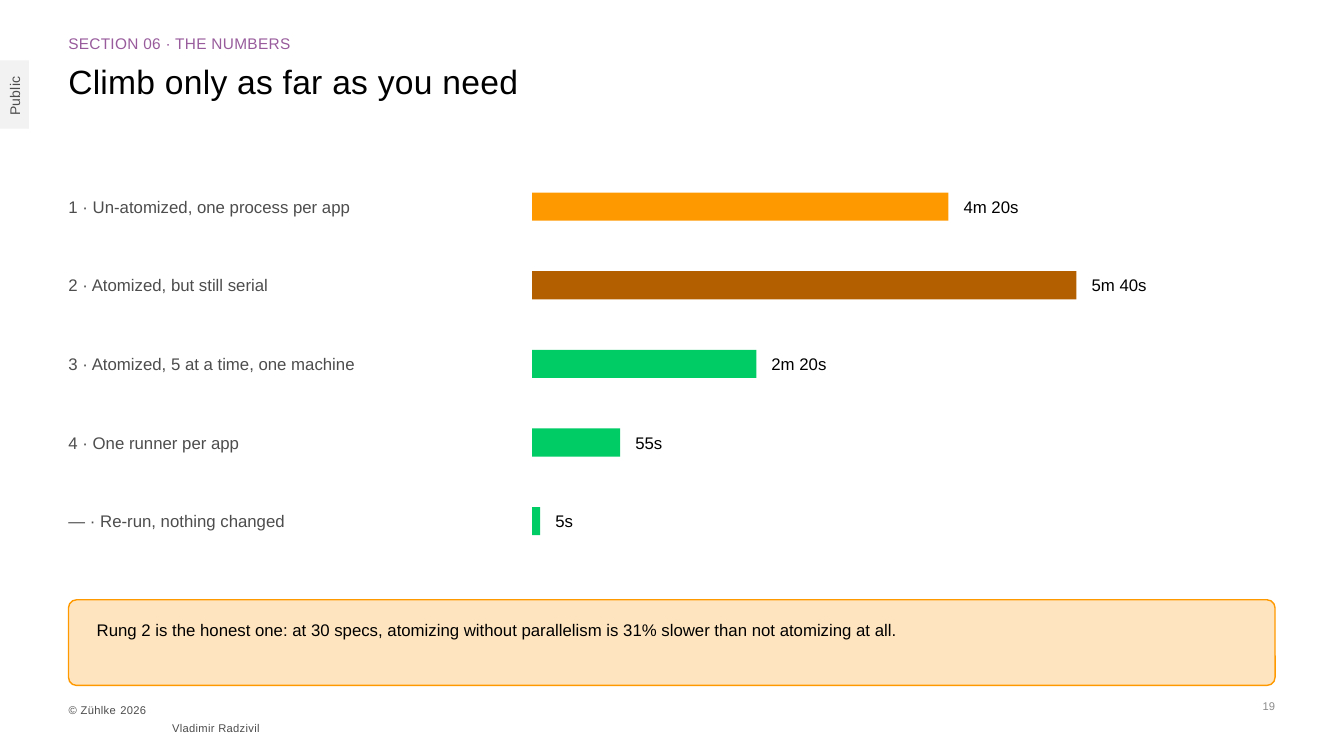
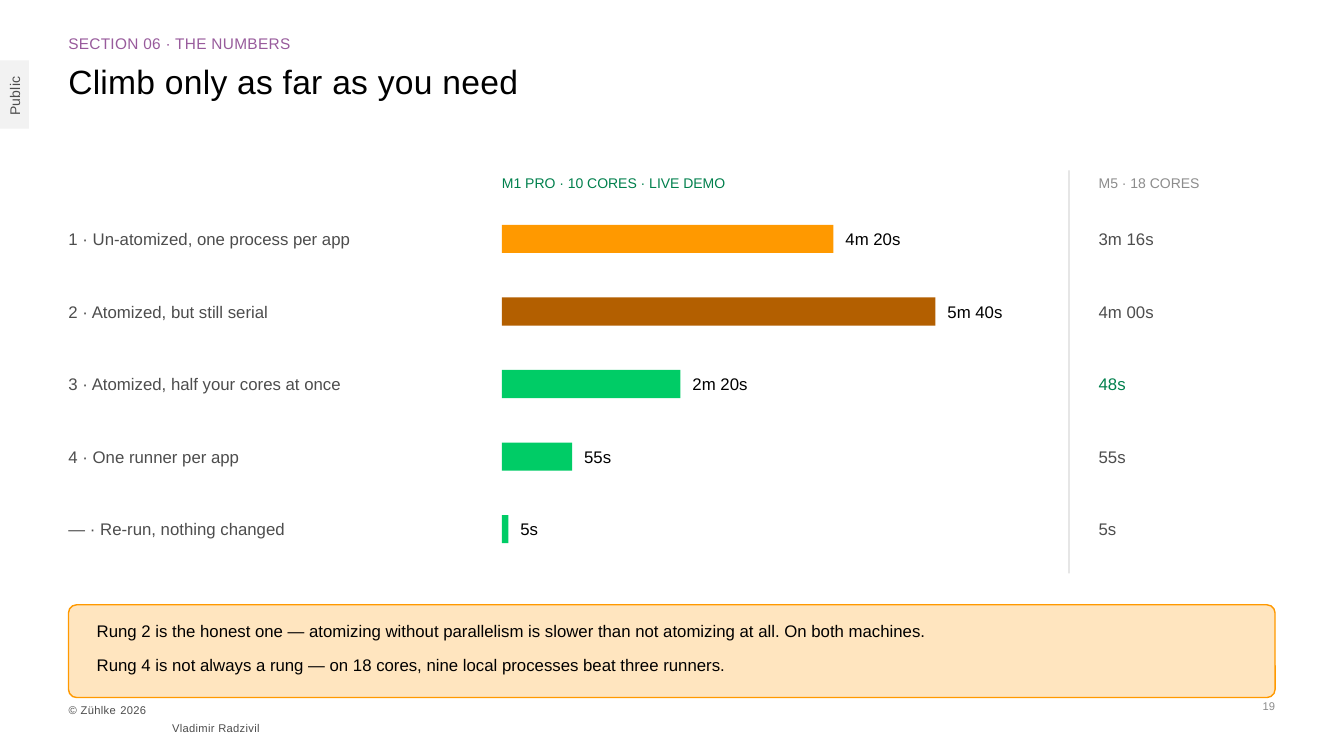
Before and after one commit to radzivil/nx-scaling-e2e-tests-with-atomizer, a slide deck: slide 19 of talk/Scaling-E2E-Tests-with-Nx-Zuhlke.pptx. Drawn at 1344x756 pixels with LibreOffice and Linux fonts; fonts in the diff are those of the drawing. Boxes give left, top, right and bottom in pixels: in the first picture for what was removed or moved away, otherwise in the second. Text is boxed around its words. In the diff, an @@ line names an element or a change of style, - is before the commit and + after.

Commit message:
Show both machines on the ladder slide
Bars stay on the M1 Pro, because that is the laptop the live demo runs on and
the numbers should match what the room just watched. An M5 column sits beside
them for contrast.

The callout gains the inversion: on 18 cores rung 3 (48s) beats rung 4 (55s),
so distribution only pays once one machine runs out of cores. CI still needs
rung 4 — a CI runner is small.

```diff
--- a/talk/Scaling-E2E-Tests-with-Nx-Zuhlke.pptx
+++ b/talk/Scaling-E2E-Tests-with-Nx-Zuhlke.pptx
@@ text added at (502, 178, 725, 188), 10 pt, text #00804D @@
+M1 PRO · 10 CORES · LIVE DEMO
@@ rectangle added at (1069, 170, 1070, 574), fill #D9D9D9 @@
@@ text added at (1099, 178, 1200, 188), 10 pt, text #8C8C8C @@
+M5 · 18 CORES
@@ text "1 · Un-atomized, one process ...": place and size @@
-text "1 · Un-atomized, one process ..." at (68, 201, 350, 217)
+text "1 · Un-atomized, one process ..." at (68, 233, 350, 249)
@@ rectangle: place and size @@
-rectangle at (532, 193, 949, 221)
+rectangle at (502, 225, 834, 253)
@@ text "4m 20s": place and size @@
-text "4m 20s" at (964, 201, 1018, 213)
+text "4m 20s" at (845, 233, 900, 245)
@@ text added at (1099, 233, 1154, 245), 12 pt, text #4D4D4D @@
+3m 16s
@@ text "2 · Atomized, but still ...": place and size @@
-text "2 · Atomized, but still ..." at (68, 279, 268, 293)
+text "2 · Atomized, but still ..." at (68, 306, 268, 320)
@@ rectangle: place and size @@
-rectangle at (532, 271, 1077, 299)
+rectangle at (502, 297, 936, 326)
@@ text "5m 40s": place and size @@
-text "5m 40s" at (1092, 279, 1147, 291)
+text "5m 40s" at (947, 306, 1002, 318)
@@ text added at (1099, 306, 1154, 318), 12 pt, text #4D4D4D @@
+4m 00s
@@ text at (68, 378, 340, 394): text changed @@
-3 · Atomized, 5 at a time, one machine
+3 · Atomized, half your cores at once
@@ rectangle: place and size @@
-rectangle at (532, 350, 756, 378)
+rectangle at (502, 370, 681, 398)
@@ text "2m 20s": place and size @@
-text "2m 20s" at (771, 358, 826, 370)
+text "2m 20s" at (692, 378, 747, 390)
@@ text added at (1099, 378, 1126, 390), 12 pt, text #00804D @@
+48s
@@ text "4 · One runner per ...": place and size @@
-text "4 · One runner per ..." at (68, 437, 239, 453)
+text "4 · One runner per ..." at (68, 451, 239, 467)
@@ rectangle: place and size @@
-rectangle at (532, 429, 620, 457)
+rectangle at (502, 443, 573, 471)
@@ text "55s": place and size @@
-text "55s" at (635, 437, 662, 449)
+text "55s" at (584, 451, 611, 463)
@@ text added at (1099, 451, 1126, 463), 12 pt, text #4D4D4D @@
+55s
@@ text "— · Re-run, nothing changed": place and size @@
-text "— · Re-run, nothing changed" at (100, 515, 284, 531)
+text "— · Re-run, nothing changed" at (100, 523, 284, 539)
@@ text "5s": place and size @@
-text "5s" at (555, 515, 573, 527)
+text "5s" at (520, 523, 538, 535)
@@ rectangle: place and size @@
-rectangle at (532, 507, 540, 535)
+rectangle at (502, 515, 508, 543)
@@ text added at (1099, 523, 1117, 535), 12 pt, text #4D4D4D @@
+5s
@@ rounded rectangle: place and size @@
-rounded rectangle at (69, 600, 1275, 686)
+rounded rectangle at (69, 605, 1275, 698)
@@ rounded rectangle at (69, 605, 1275, 698): proportions changed @@
@@ text at (97, 625, 925, 641): text changed @@
-Rung 2 is the honest one: at 30 specs, atomizing without parallelism is 31% slower than not atomizing at all.
+Rung 2 is the honest one — atomizing without parallelism is slower than not atomizing at all. On both machines.
@@ text added at (97, 659, 724, 675), 12 pt, text #000000 @@
+Rung 4 is not always a rung — on 18 cores, nine local processes beat three runners.
```
Also in this commit, not shown: 3 other files.
